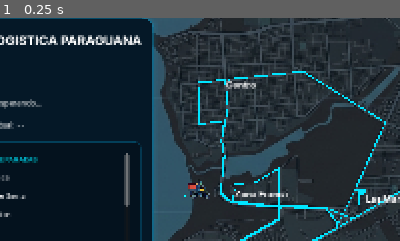
Above: before the commit, frame 1.
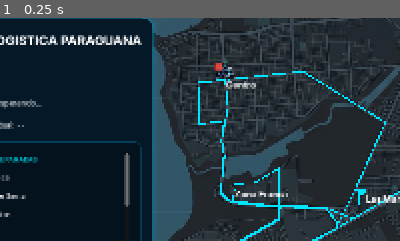
Above: after the commit, the same moment.

Repository: eln3gro245/simulacion
Game: Godot game, scene res://main_simulation.tscn
The game is run twice, just before and just after one commit, with the same random seed, the same clock (stepped at 60 frames per second) and the same inputs.
Inputs:
- Up to frame 1 (0.25 s): no input
The pictures show only the part of the screen within x 11-61%, y 7-57%; the shares and areas given below are measured in that part.

The runs differ from the first frame. In frame 1, 0.5% of the frame differs, in the area x 46-59%, y 19-82%.

Commit message:
funcion para convertir coordenadas y funcionaminto de la simulacion (sin probar)

Diff:
--- a/godot/simulacion-delivery-g/controlador.gd
+++ b/godot/simulacion-delivery-g/controlador.gd
@@ -7,34 +7,76 @@
 @onready var interfaz_destino: InterfazLogitica = $Interfaz_Usuario
 
 #aqui es donde vamos a dejar la ruta completa cuando se python nos las pase
-var ruta_completa_dijktra: Array = []
+var ruta_completa_dijkstra: Array = []
+#aqui guardamos las coordenadas (x,y)
+var coordenadas: Array[Vector2] = []
+#el indice para la interacion entre nodos
+var indice_actual: int = 0
+#veficamos si estamos viajando
+var viajando: bool = false
+#velocidad de la moto(en pixeles)
+var velocidad: float = 250.0
 
 #igual que antes creamos una funcion principal de godot que va escuchar lo que tengo que decir otros mudulos
 func _ready() -> void:
 	#aqui lo que hacemos es escuchar si el modulo de conexion envio datos
-	ConexionPython.ruta_python.connect(_visualizacion_rutas)
+	ConexionPython.ruta_python.connect(_controlador)
 	#hacemos la conexion con la interfaz
 	interfaz_destino.destino_seleccionado.connect(_on_destino_recibido)
 
+#aqui es donde se ejecutaria el movimiento de la moto
+func _process(delta: float) -> void:
+	if not viajando or coordenadas.size() > 0:
+		return
+
+	#verificamos donde estamos dentro de la esena
+	var destino_actual = coordenadas[indice_actual]
+	$Moto.position = $Moto.position.move_toward(destino_actual, velocidad * delta)
+
+	#ahora medimos las distancias para verificar si estamos en un nodo
+	#tomamos un valor de tolerancia que nunca le valor va a hacer exacto (3 pixeles)
+	if $Moto.position.distance_to(destino_actual) < 3.0:
+		#ahora seguimos con el siguiente indice para continuar la ruta
+		indice_actual += 1
+
+		#ahora si ya es la ultima parada terminamos
+		if indice_actual >= coordenadas.size():
+			viajando = false
+
+
 #aqui es donde vamos a manejar los evento que puedan sucerder
-func _visualizacion_rutas(evento: String, datos: Dictionary) -> void:
+func _controlador(evento: String, datos: Dictionary) -> void:
 	match evento:
 		"Moto_Ruta":
-			var ruta_lista = datos.get("Ruta")
+			var ruta_completa_dijkstra = datos.get("Ruta", [])
 
+			#llamamos a nuestra funcion para convertilo en coordenadas
+			_convertir_ruta()
 		"Moto_en_Camino":
-			var camino = datos.get("Datos")
-			if camino != null:
-				_moto_en_camnino(camino)
-			else:
-				print("ajajajajjajaajajajajajaj la interfaz funciona NOJODA")
+			pass
 
 #aqui enviamos a python el destino final para iniciar el calculo de la ruta
-func _on_destino_recibido(destino_escogido: String) -> void:
+func _on_destino_recibido(destino_escogido: String = "Maraven") -> void:
 	#enviamos la destino al comando que encedera toda la logica de python
 	ConexionPython.enviar_arranque_moto(destino_escogido)
 
-#aqui hacemos la logica para no salurar nuestra funcion principal
-func _moto_en_camnino(datos_a_usar: Dictionary) -> void:
-	var origen = datos_a_usar.get("Origen")
-	var destino = datos_a_usar.get("Destino")
+#aqui hacemos la logica para no saturar nuestra funcion principal
+#vamos a traducir las pocisiones (x,y) de  godot para el desplazamiento de la moto
+func _convertir_ruta() -> void:
+	#borramos por si habia una coordenada anterior
+	coordenadas.clear()
+	indice_actual = 0
+
+	for nombre_sector in ruta_completa_dijkstra:
+		#buscamos le nodos actual en nuestra esena de godot
+		var nodo_actual = get_node_or_null(nombre_sector)
+
+		if nombre_sector:
+			#ahora lo guardamos dentro de nuestras coordenadas
+			coordenadas.append(nodo_actual.position)
+
+	#una tengamos todo podemos iniciar le movimiento
+	if coordenadas.size() > 0:
+		viajando = true
+	else:
+		print("no se encontro una ruta valida verifique que se ha seleccionado un destino")
--- a/godot/simulacion-delivery-g/main_simulation.tscn
+++ b/godot/simulacion-delivery-g/main_simulation.tscn
@@ -194,4 +194,4 @@
 offset_bottom = 40.0
 
 [node name="Moto" parent="ContenedorMoto" unique_id=1323727844 instance=ExtResource("2_41m6i")]
-position = Vector2(73, 1)
+position = Vector2(125, -238)
